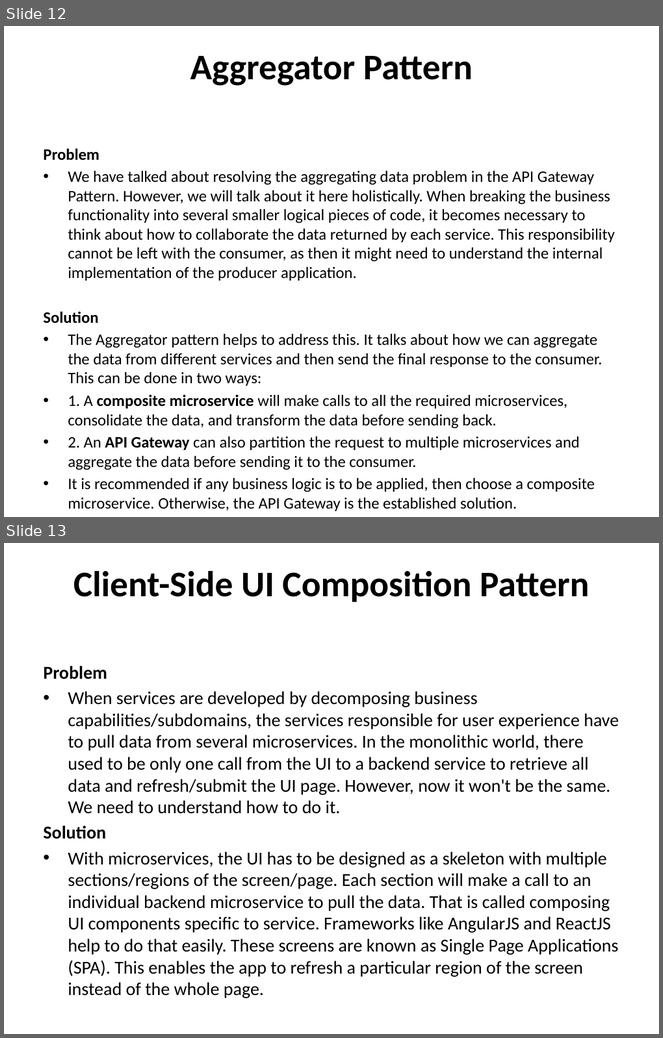
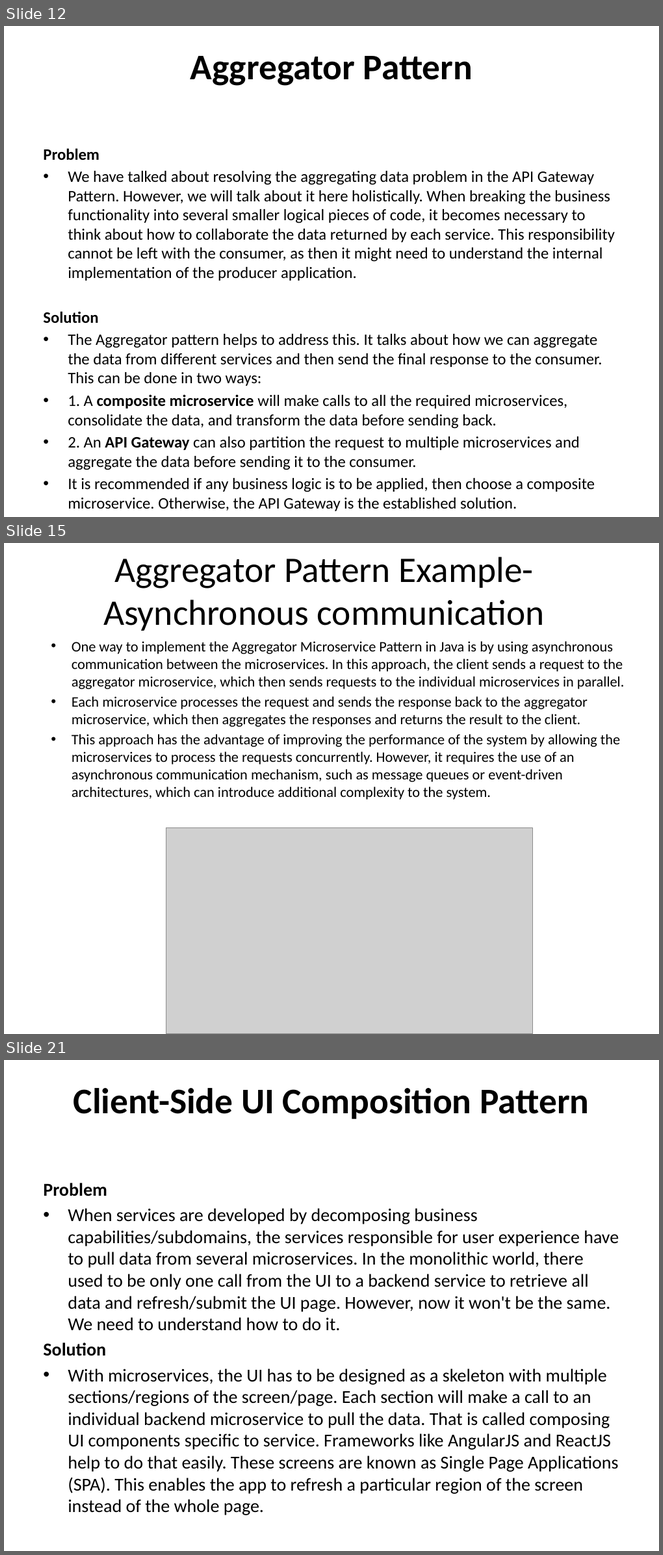
Before and after one commit to techelly/cloudthatmicroservies, a slide deck: Micro services Design Pattern.pptx. Shown one above the other, each under a label of ours: slides 12 and 13 before the commit, slides 12, 15 and 21 after it; the slides between them are not shown. The pictures are 663x1038 and 663x1555 pixels, drawn with LibreOffice and Linux fonts; fonts in the diff are those of the drawing; grey boxes stand for pictures. Boxes give left, top, right and bottom in pixels: in the first picture for what was removed or moved away, otherwise in the second. Text is boxed around its words. In the diff, an @@ line names an element or a change of style, - is before the commit and + after.

Commit message:
Async Non Blocking Microservice service example

```diff
--- a/Micro services Design Pattern.pptx
+++ b/Micro services Design Pattern.pptx
@@ slide 15 added at box(4, 543, 659, 1034), background #FFFFFF @@
@@ title added at box(103, 557, 545, 631), 39.6 pt, text #000000 @@
+Aggregator Pattern Example-Asynchronous communication
@@ text added at box(72, 641, 625, 800), 16 pt, text #000000 @@
+  • One way to implement the Aggregator Microservice Pattern in Java is by using asynchronous communication between the microservices. In this approach, the client sends a request to the aggregator microservice, which then sends requests to the individual microservices in parallel.
+  • Each microservice processes the request and sends the response back to the aggregator microservice, which then aggregates the responses and returns the result to the client.
+  • This approach has the advantage of improving the performance of the system by allowing the microservices to process the requests concurrently. However, it requires the use of an asynchronous communication mechanism, such as message queues or event-driven architectures, which can introduce additional complexity to the system.
@@ picture added at box(166, 828, 532, 1034) @@
@@ what was slide 13 is now slide 21 @@
```
Also in this commit, not shown: 7 other slides added, 2 other files.
